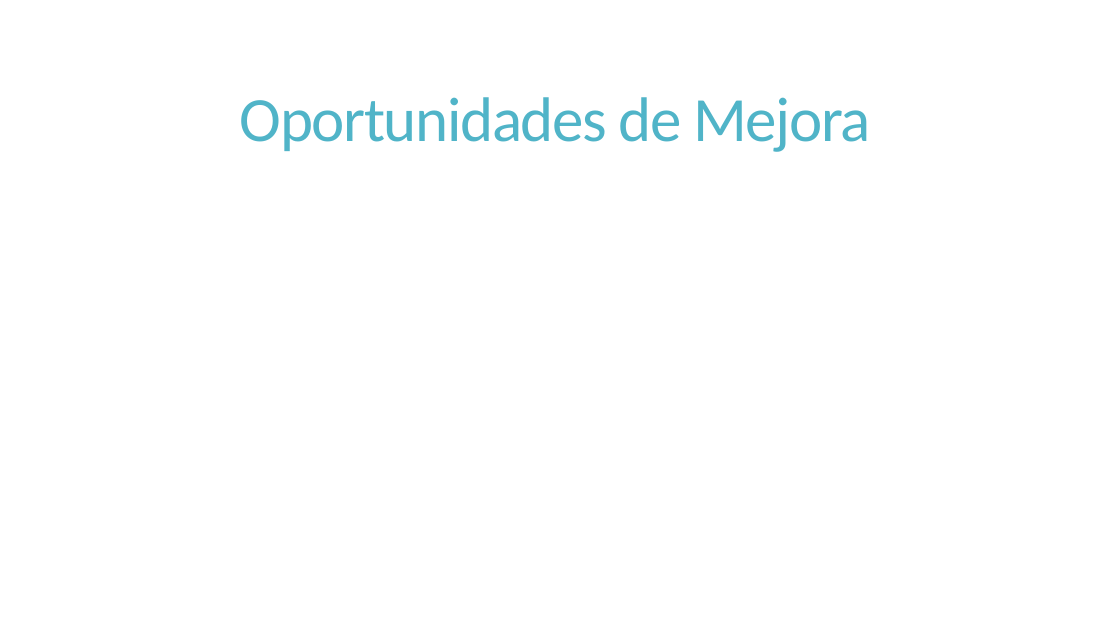
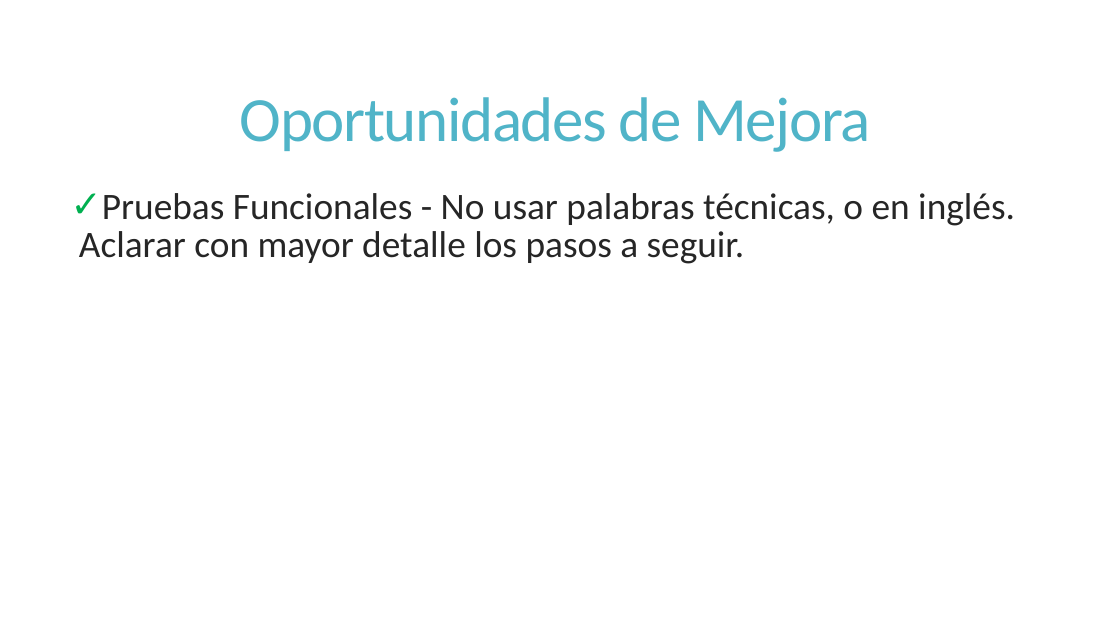
Before and after one commit to dschenkelman/a-malazan-wolvering, a slide deck: slide 14 of docs/Reuniones/Sprint 4/Reunion Formal 20131104/Reunion Formal.pptx. Drawn at 1120x630 pixels with LibreOffice and Linux fonts; fonts in the diff are those of the drawing. Boxes give left, top, right and bottom in pixels: in the first picture for what was removed or moved away, otherwise in the second. Text is boxed around its words. In the diff, an @@ line names an element or a change of style, - is before the commit and + after.

Commit message:
#Added "Oportunidades de Mejora" to doc

```diff
--- a/docs/Reuniones/Sprint 4/Reunion Formal 20131104/Reunion Formal.pptx
+++ b/docs/Reuniones/Sprint 4/Reunion Formal 20131104/Reunion Formal.pptx
@@ text added at (79, 193, 1015, 264), 32 pt, text #262626 @@
+✓ Pruebas Funcionales - No usar palabras técnicas, o en inglés. Aclarar con mayor detalle los pasos a seguir.
```
